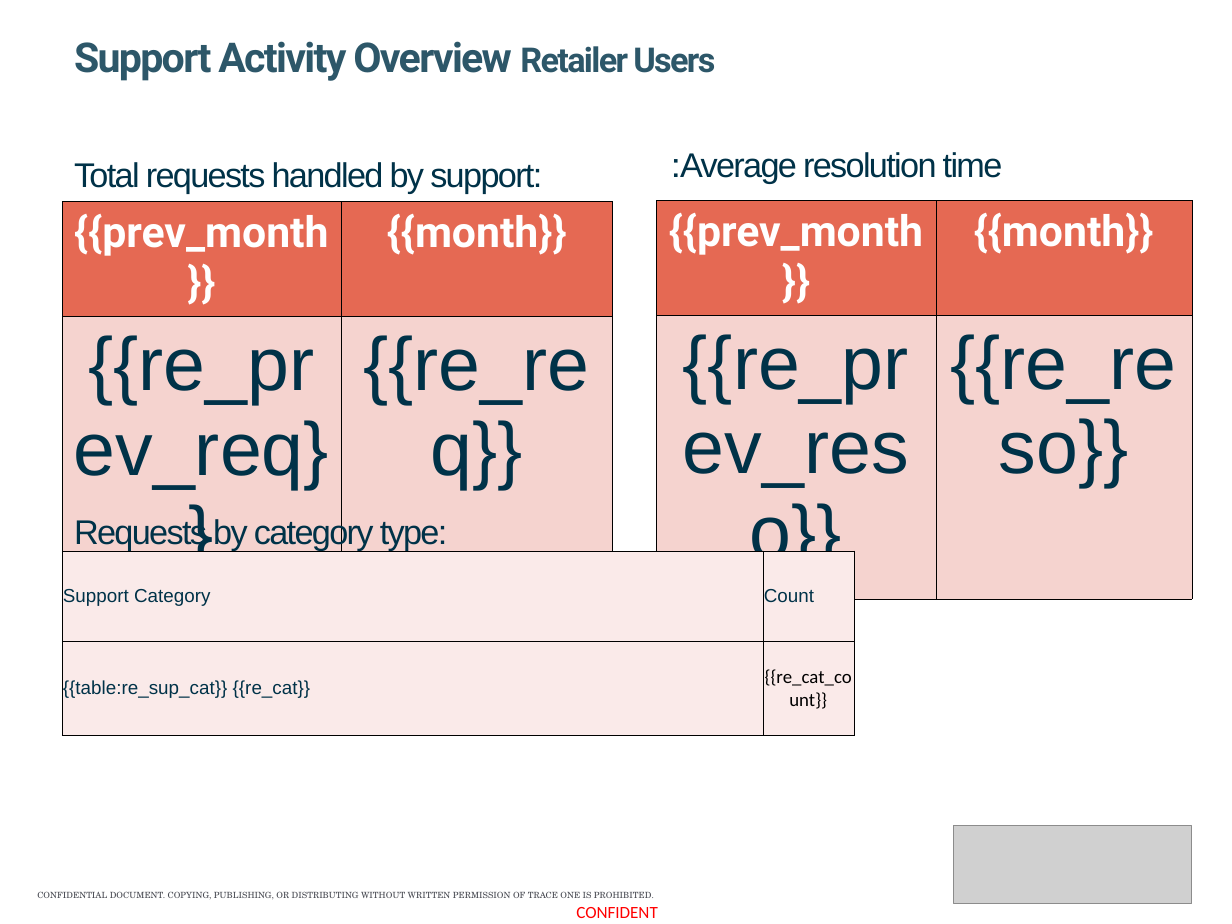
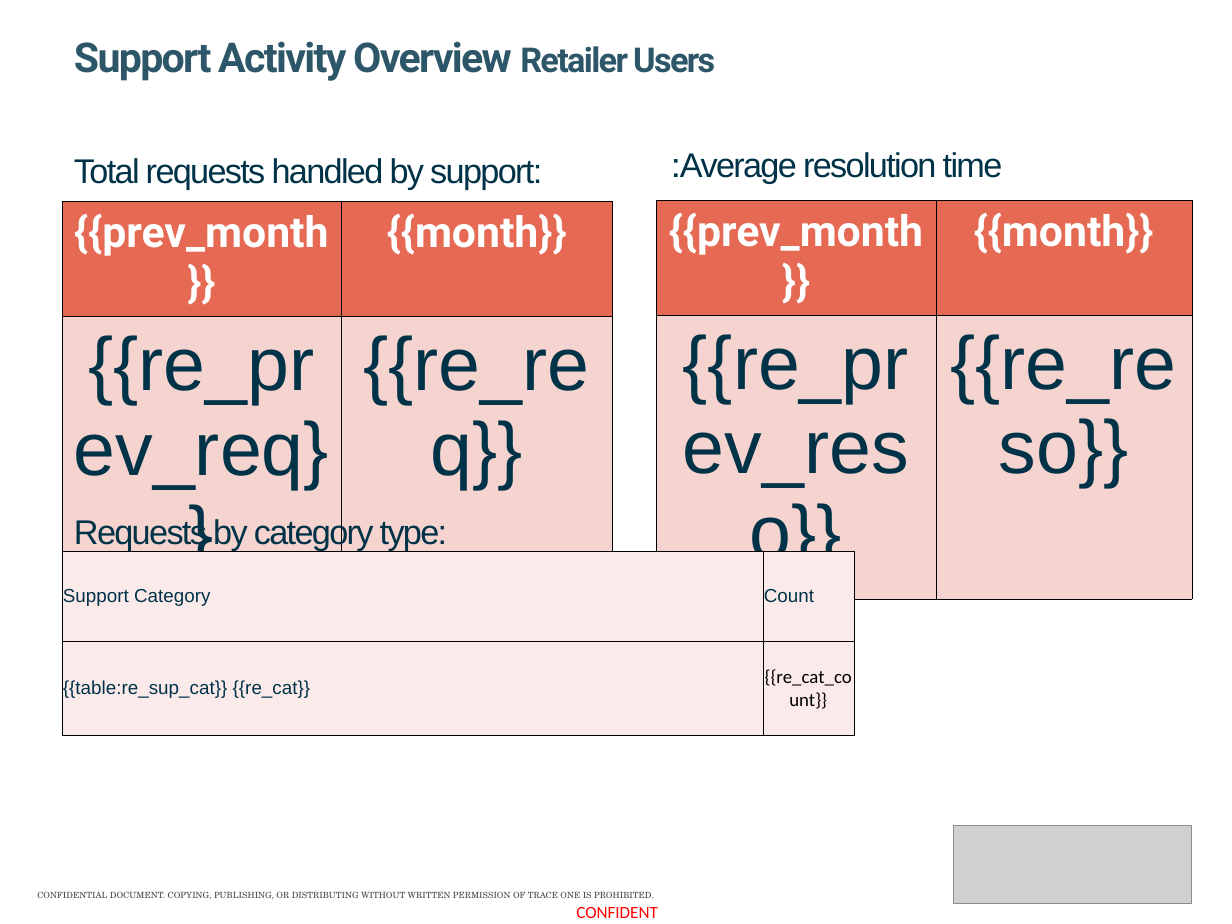
Before and after one commit to nookworth/cs-reporter, a slide deck: slide 3 of templates/report_template.pptx. Drawn at 1232x924 pixels with LibreOffice and Linux fonts; fonts in the diff are those of the drawing; grey boxes stand for pictures. Boxes give left, top, right and bottom in pixels: in the first picture for what was removed or moved away, otherwise in the second. Text is boxed around its words. In the diff, an @@ line names an element or a change of style, - is before the commit and + after.

```diff
--- a/templates/report_template.pptx
+++ b/templates/report_template.pptx
@@ text "Total requests handled by support:" at (74, 158, 542, 189): line spacing 1 to 0.9 @@
```
Also in this commit, not shown: 6 other slides changed, 1 slide added, 1 slide removed, 5 other files.
